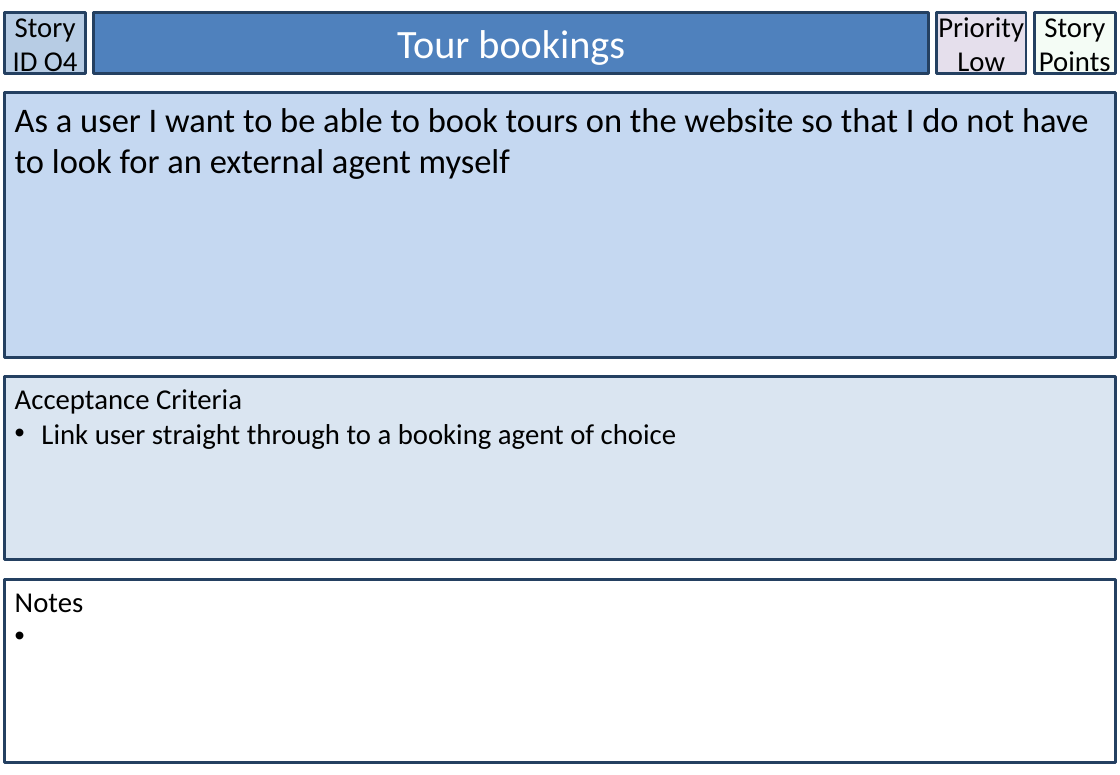
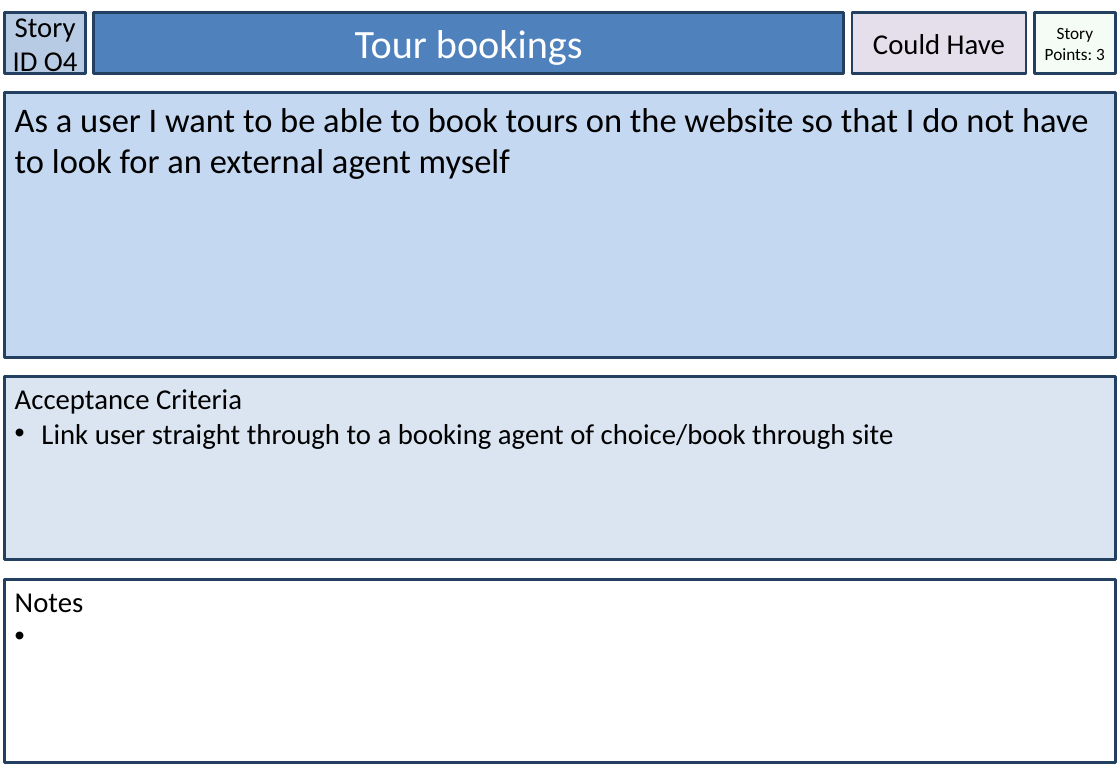
Before and after one commit to LaineBuraga/Discover-Brisbane, a slide deck: slide 14 of User Stories.pptx (slide 16 before the commit). Drawn at 1120x775 pixels with LibreOffice and Linux fonts; fonts in the diff are those of the drawing. Boxes give left, top, right and bottom in pixels: in the first picture for what was removed or moved away, otherwise in the second. Text is boxed around its words. In the diff, an @@ line names an element or a change of style, - is before the commit and + after.

Commit message:
[15/08] latest update on backlog, release sprint plan and user stories

```diff
--- a/User Stories.pptx
+++ b/User Stories.pptx
@@ rectangle "Tour bookings": place and size @@
-rectangle "Tour bookings" at [94,12,929,73]
+rectangle "Tour bookings" at [94,12,844,73]
@@ rectangle added at [852,12,1026,73], fill #E5DFEC, outline #244061 2 pt, 20 pt, text #000000 @@
+Could Have
@@ rectangle removed at [937,12,1027,73] @@
-Priority Low
@@ text in rectangle at [1045,28,1105,60]: text changed; size 20 to 12 pt @@
-Story Points
+Story Points: 3
@@ text in rectangle at [41,424,893,449]: text changed @@
-• Link user straight through to a booking agent of choice
+• Link user straight through to a booking agent of choice/book through site
```
Also in this commit, not shown: 13 other slides changed, 1 slide added, 19 slides removed, 2 other files.
